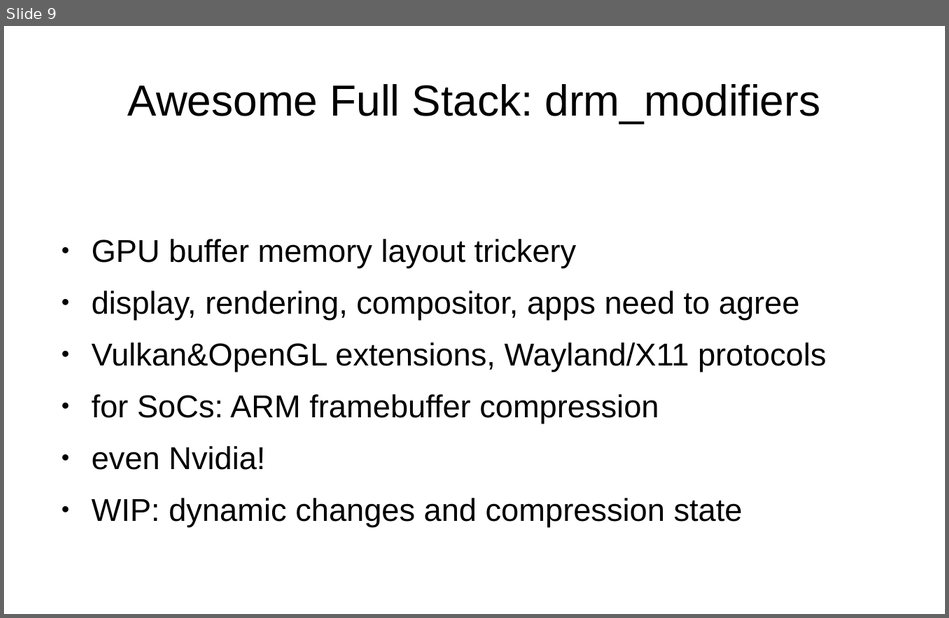
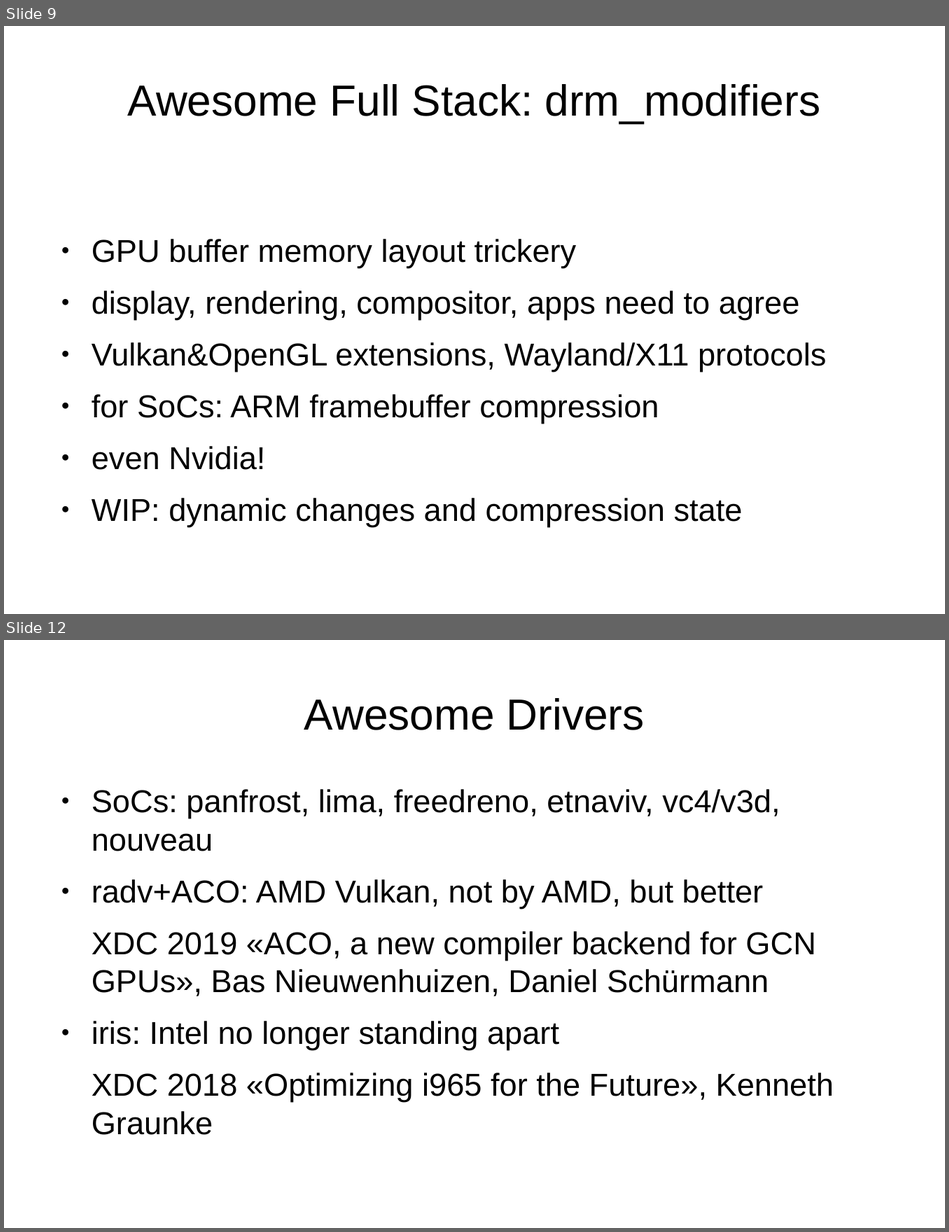
Before and after one commit to danvet/danvet.github.io, a slide deck: slides/lca-2020-awesome.odp. Shown one above the other, each under a label of ours: slide 9 before the commit, slides 9 and 12 after it; the slides between them are not shown. The pictures are 949x618 and 949x1232 pixels, drawn with LibreOffice and Linux fonts; fonts in the diff are those of the drawing. Boxes give left, top, right and bottom in pixels: in the first picture for what was removed or moved away, otherwise in the second. Text is boxed around its words. In the diff, an @@ line names an element or a change of style, - is before the commit and + after.

Commit message:
Updated slides

```diff
--- a/slides/lca-2020-awesome.odp
+++ b/slides/lca-2020-awesome.odp
@@ slide 12 added at (4,640,945,1228), background #FFFFFF @@
@@ title added at (304,698,644,730), 36.7 pt, text #000000 @@
+Awesome Drivers
@@ text added at (92,789,834,1135), 26.7 pt, text #000000 @@
+● SoCs: panfrost, lima, freedreno, etnaviv, vc4/v3d, nouveau
+● radv+ACO: AMD Vulkan, not by AMD, but better
+XDC 2019 «ACO, a new compiler backend for GCN GPUs», Bas Nieuwenhuizen, Daniel Schürmann
+● iris: Intel no longer standing apart
+XDC 2018 «Optimizing i965 for the Future», Kenneth Graunke
```
Also in this commit, not shown: 15 other slides added, 10 slides removed.
